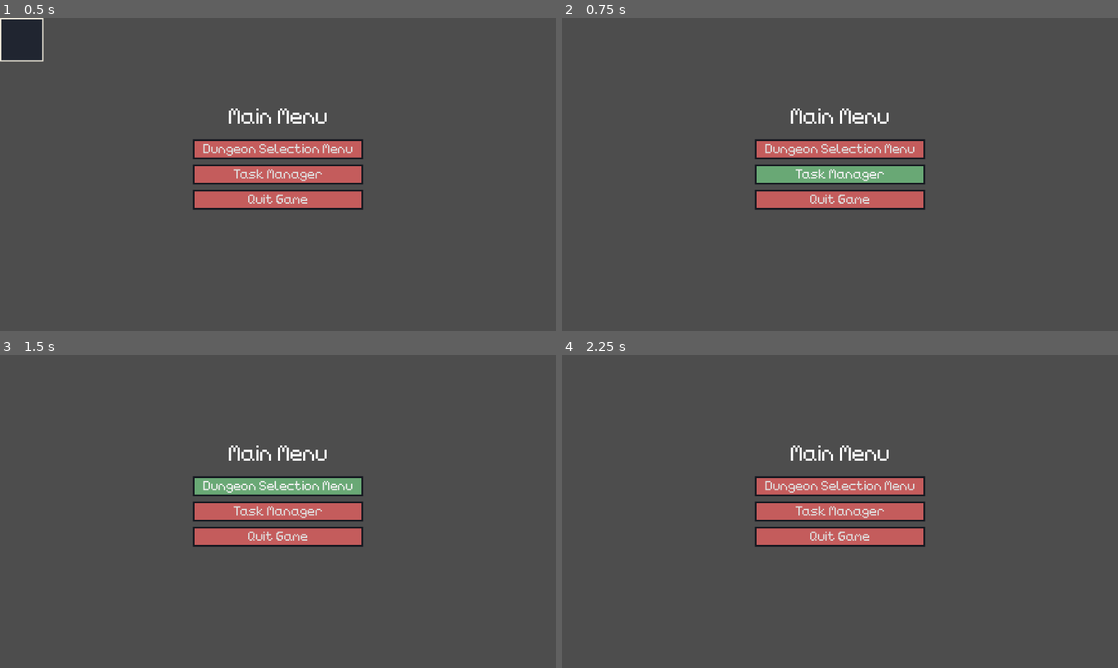
Above: before the commit, frames 1-4 (two rows, left to right).
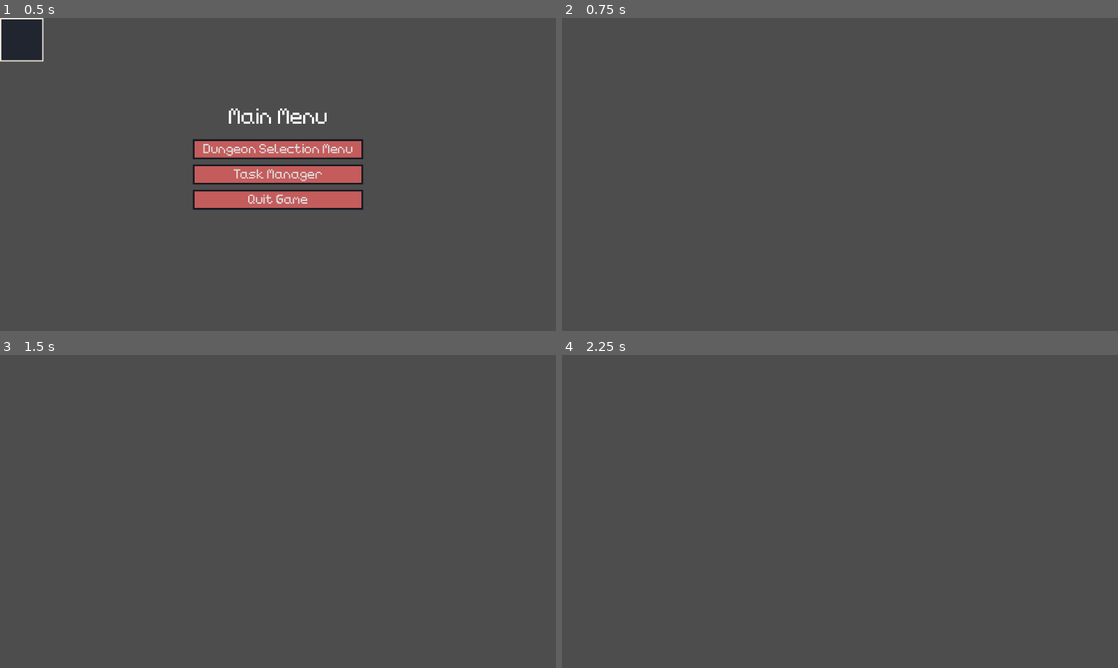
Above: after the commit, the same moments.

Repository: TheHumanMRP/RPG-Life-Tracker
Game: Godot game, scene res://Folders/Systems/Main/Scenes/main_scene.tscn
The game is run twice, just before and just after one commit, with the same random seed, the same clock (stepped at 60 frames per second) and the same inputs. The engine's default icon, where the game draws it, is replaced by a stand-in: a white triangle on a blue panel in a dark square.
Inputs (mouse positions are in pixels of both pictures, inside the frame that each line leads up to):
- Up to frame 1 (0.5 s): no input
- Up to frame 2 (0.75 s): click "Task Manager" at 0.5 s
- Up to frame 3 (1.5 s): click (278, 486) at 1.25 s, where only the run before the commit has a clickable "Dungeon Selection Menu"
- Up to frame 4 (2.25 s): click (600, 380) at 2.02 s

Frame 1 is identical in both runs. In frame 2, 6.2% of the frame differs, in the area x 34-66%, y 28-62%; in frame 3, 6.2%; in frame 4, 6.2%.
Error before the commit: Parse Error: Could not find type "Background" in the current scope. (res://Folders/Systems/Main/Scripts/main_scene.gd:5)
Error after the commit: Invalid access to property or key 'tasks_manager' on a base object of type 'Nil'. (res://Folders/Systems/Globals/info_getter.gd:58)

Commit message:
Auto commit at 2026-10-05 21:45:37

Diff:
--- a/Folders/Systems/Main/Scripts/main_menu.gd
+++ b/Folders/Systems/Main/Scripts/main_menu.gd
@@ -32,7 +32,7 @@
 func _set_mouse_filters() -> void:
 	self.mouse_filter = Control.MOUSE_FILTER_STOP
 
-	var children: Array[Control] = get_children() as Array[Control]
+	var children: Array[Node] = get_children()
 
 	for child in children:
 		child.mouse_filter = Control.MOUSE_FILTER_PASS
--- a/Folders/Systems/Main/Scripts/main_scene.gd
+++ b/Folders/Systems/Main/Scripts/main_scene.gd
@@ -2,7 +2,6 @@
 extends Node2D
 
 @export var right_click_menu: RightClickMenu
-@export var background_scene: Background
 
 func _init() -> void:
 	self.add_to_group("main_scene")
@@ -27,9 +26,6 @@
 		if child == right_click_menu:
 			continue
 
-		if child == background_scene:
-			continue
-
 		child.queue_free()
 
 func get_new_scene(new_scene_path: String) -> Node:
